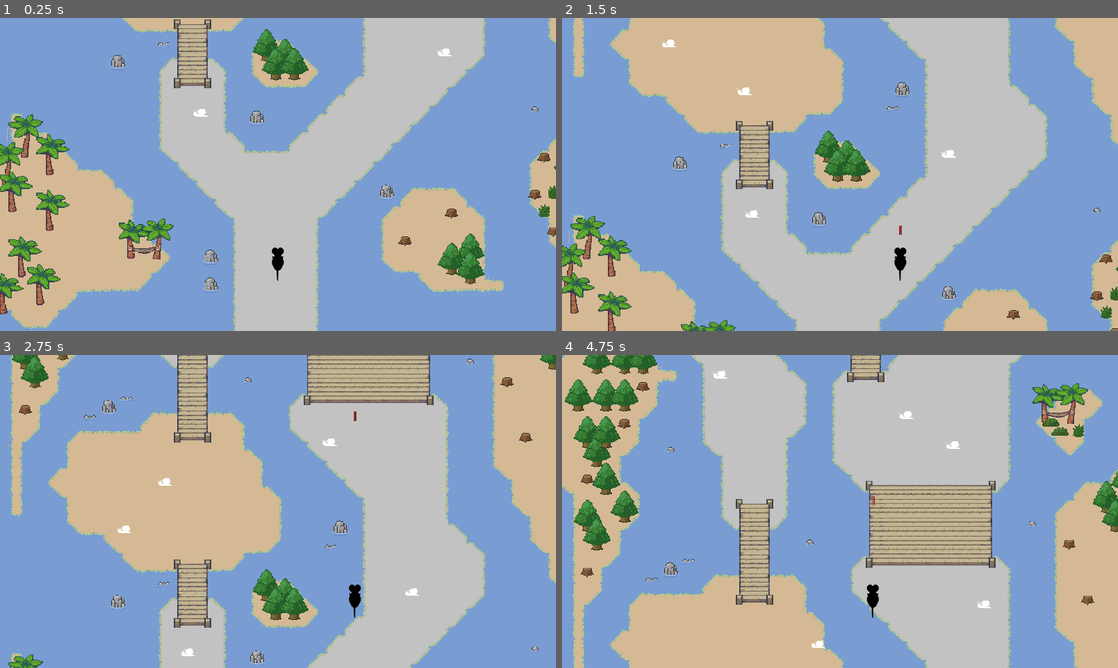
Above: before the commit, frames 1-4 (two rows, left to right).
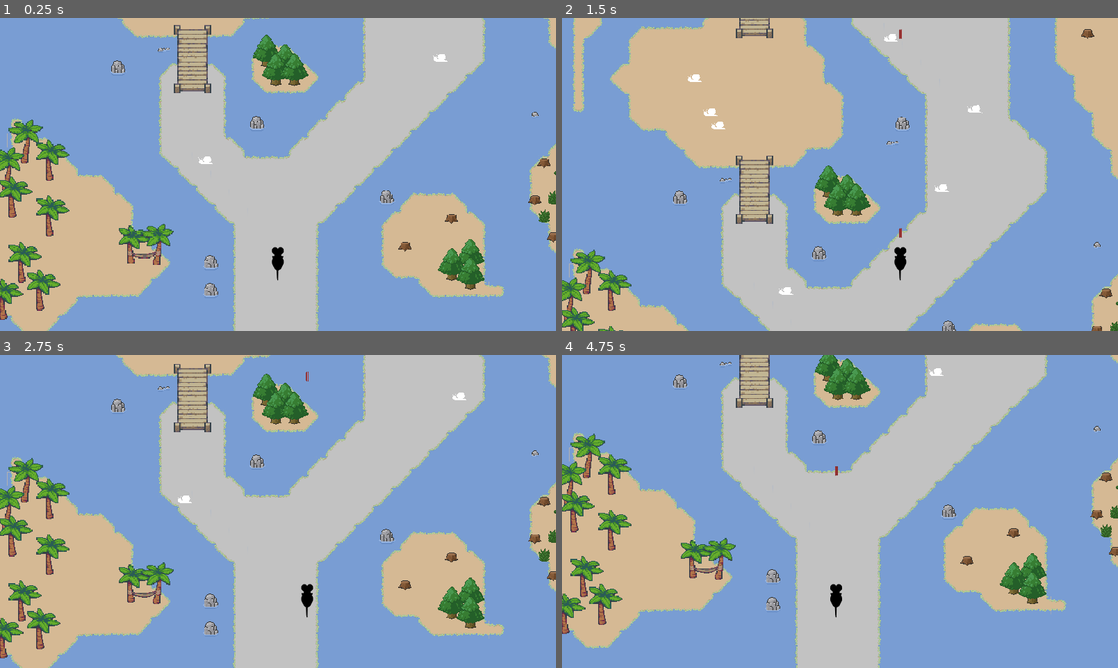
Above: after the commit, the same moments.

Repository: outerspace-probes/rat-raid
Game: Godot game, scene res://MainScene.tscn
Same seed, same stepped clock (60 frames per second), same inputs: the game is played once before the commit and once after it.
Inputs:
- Up to frame 1 (0.25 s): no input
- Up to frame 2 (1.5 s): hold Right (MOVE_RIGHT) 0.53-1.28 s; hold Space (FIRE) 0.53-1.28 s; hold Left (MOVE_LEFT) from 1.28 s (still down); tap Space (FIRE) at 1.35 s
- Up to frame 3 (2.75 s): release Left (MOVE_LEFT) at 2.03 s; hold Right (MOVE_RIGHT) from 2.03 s (still down); hold Space (FIRE) from 2.03 s (still down)
- Up to frame 4 (4.75 s): release Space (FIRE) at 2.78 s; tap Space (FIRE) at 2.85, 4.35 s; release Right (MOVE_RIGHT) at 3.53 s; hold Space (FIRE) 3.53-4.28 s; hold Left (MOVE_LEFT) from 3.53 s (still down)

The runs differ from the first frame. In frame 1, 13% of the frame differs, in the area x 0-100%, y 0-100%; in frame 2, 30%; in frame 3, 68%; in frame 4, 67%.

Commit message:
player collision hits process

Diff:
--- a/EnemyType1.gd
+++ b/EnemyType1.gd
@@ -1,10 +1,10 @@
 extends Area2D
 
-var moveSpeed = 160
+var moveSpeed = 220
 var direction = "left"
 
 func _ready():
-	pass # Replace with function body.
+	add_to_group("enemies")
 
 # Called every frame. 'delta' is the elapsed time since the previous frame.
 func _process(delta):
@@ -13,7 +13,7 @@
 
 func _on_EnemyType1_area_entered(area):
 
-	if area.name == "PlayerLaserMissle":
+	if area.is_in_group("playermissles"):
 		processDie()
 	elif area.name == "PlayerRat":
 		processDie()
--- a/MainScene.tscn
+++ b/MainScene.tscn
@@ -38,15 +38,22 @@
 tile_data = PoolIntArray( -19988425, 5, 65537, -19595256, 5, 65537, -19595255, 5, 65537, -19595254, 5, 65537, -19267560 …(2052 unchanged characters)…
 
 [node name="Enemies" type="Node" parent="."]
+editor/display_folded = true
 
 [node name="Type1" type="Node" parent="Enemies"]
 
 [node name="EnemyOne" parent="Enemies/Type1" instance=ExtResource( 5 )]
-position = Vector2( 644.642, 397.399 )
+position = Vector2( 227.356, -72.6234 )
+
+[node name="EnemyOne9" parent="Enemies/Type1" instance=ExtResource( 5 )]
+position = Vector2( 1374.74, -83.6671 )
 
 [node name="EnemyOne2" parent="Enemies/Type1" instance=ExtResource( 5 )]
 position = Vector2( 1488.13, 188.961 )
 
+[node name="EnemyOne39" parent="Enemies/Type1" instance=ExtResource( 5 )]
+position = Vector2( 678.896, 543.229 )
+
 [node name="EnemyOne3" parent="Enemies/Type1" instance=ExtResource( 5 )]
 position = Vector2( 782.951, -27.2684 )
 
@@ -56,6 +63,9 @@
 [node name="EnemyOne5" parent="Enemies/Type1" instance=ExtResource( 5 )]
 position = Vector2( 1379.04, -329.211 )
 
+[node name="EnemyOne10" parent="Enemies/Type1" instance=ExtResource( 5 )]
+position = Vector2( 640.339, -769.353 )
+
 [node name="EnemyOne6" parent="Enemies/Type1" instance=ExtResource( 5 )]
 position = Vector2( 904.652, -878.551 )
 
@@ -64,6 +74,90 @@
 
 [node name="EnemyOne8" parent="Enemies/Type1" instance=ExtResource( 5 )]
 position = Vector2( 616.117, -1122.05 )
+
+[node name="EnemyOne11" parent="Enemies/Type1" instance=ExtResource( 5 )]
+position = Vector2( 376.451, -1631.53 )
+
+[node name="EnemyOne12" parent="Enemies/Type1" instance=ExtResource( 5 )]
+position = Vector2( 1760.19, -1437.09 )
+
+[node name="EnemyOne13" parent="Enemies/Type1" instance=ExtResource( 5 )]
+position = Vector2( 1488.13, -1859.14 )
+
+[node name="EnemyOne14" parent="Enemies/Type1" instance=ExtResource( 5 )]
+position = Vector2( 1760.19, -1957.12 )
+
+[node name="EnemyOne15" parent="Enemies/Type1" instance=ExtResource( 5 )]
+position = Vector2( 1187.4, -1753.63 )
+
+[node name="EnemyOne16" parent="Enemies/Type1" instance=ExtResource( 5 )]
+position = Vector2( 587.592, -2015.9 )
+
+[node name="EnemyOne17" parent="Enemies/Type1" instance=ExtResource( 5 )]
+position = Vector2( 626.149, -2267.63 )
+
+[node name="EnemyOne18" parent="Enemies/Type1" instance=ExtResource( 5 )]
+position = Vector2( 1225.95, -2425.9 )
+
+[node name="EnemyOne21" parent="Enemies/Type1" instance=ExtResource( 5 )]
+position = Vector2( 1833.44, -3039.17 )
+
+[node name="EnemyOne19" parent="Enemies/Type1" instance=ExtResource( 5 )]
+position = Vector2( 928.874, -2849.46 )
+
+[node name="EnemyOne22" parent="Enemies/Type1" instance=ExtResource( 5 )]
+position = Vector2( 1094.68, -3361.96 )
+
+[node name="EnemyOne23" parent="Enemies/Type1" instance=ExtResource( 5 )]
+position = Vector2( 1679.53, -3845.81 )
+
+[node name="EnemyOne24" parent="Enemies/Type1" instance=ExtResource( 5 )]
+position = Vector2( 1283.21, -4436.69 )
+
+[node name="EnemyOne25" parent="Enemies/Type1" instance=ExtResource( 5 )]
+position = Vector2( 900.349, -4549.74 )
+
+[node name="EnemyOne26" parent="Enemies/Type1" instance=ExtResource( 5 )]
+position = Vector2( 203.987, -4670.32 )
+
+[node name="EnemyOne27" parent="Enemies/Type1" instance=ExtResource( 5 )]
+position = Vector2( 482.845, -4796.94 )
+
+[node name="EnemyOne28" parent="Enemies/Type1" instance=ExtResource( 5 )]
+position = Vector2( 1379.04, -4980.84 )
+
+[node name="EnemyOne29" parent="Enemies/Type1" instance=ExtResource( 5 )]
+position = Vector2( 482.845, -5420.98 )
+
+[node name="EnemyOne30" parent="Enemies/Type1" instance=ExtResource( 5 )]
+position = Vector2( 1053.38, -5904.83 )
+
+[node name="EnemyOne31" parent="Enemies/Type1" instance=ExtResource( 5 )]
+position = Vector2( 640.339, -6161.08 )
+
+[node name="EnemyOne32" parent="Enemies/Type1" instance=ExtResource( 5 )]
+position = Vector2( 268.66, -6257.55 )
+
+[node name="EnemyOne33" parent="Enemies/Type1" instance=ExtResource( 5 )]
+position = Vector2( 1679.53, -6372.11 )
+
+[node name="EnemyOne34" parent="Enemies/Type1" instance=ExtResource( 5 )]
+position = Vector2( 1679.53, -6372.11 )
+
+[node name="EnemyOne35" parent="Enemies/Type1" instance=ExtResource( 5 )]
+position = Vector2( 1184.65, -6414.31 )
+
+[node name="EnemyOne36" parent="Enemies/Type1" instance=ExtResource( 5 )]
+position = Vector2( 559.068, -7017.25 )
+
+[node name="EnemyOne37" parent="Enemies/Type1" instance=ExtResource( 5 )]
+position = Vector2( 268.66, -7288.57 )
+
+[node name="EnemyOne38" parent="Enemies/Type1" instance=ExtResource( 5 )]
+position = Vector2( 1379.04, -7312.47 )
+
+[node name="EnemyOne20" parent="Enemies/Type1" instance=ExtResource( 5 )]
+position = Vector2( 268.66, -2920.31 )
 
 [node name="Fuel" type="Node" parent="."]
 
@@ -86,17 +180,82 @@
 polygon = PoolVector2Array( 856.487, 1038.02, 846.449, 1021.17, 845.374, 1008.26, 856.128, 989.621, 846.449, 978.15, 864.732, 969.905, 886.958, 978.508, 875.845, 989.621, 884.09, 1009.7, 885.524, 1018.66, 875.128, 1038.02, 867.241, 1044.47 )
 [connection signal="area_entered" from="Enemies/Type1/EnemyOne" to="Enemies/Type1/EnemyOne" method="_on_EnemyType1_area_entered"]
 [connection signal="area_shape_entered" from="Enemies/Type1/EnemyOne" to="Enemies/Type1/EnemyOne" method="_on_EnemyType1_area_shape_entered"]
+[connection signal="area_entered" from="Enemies/Type1/EnemyOne9" to="Enemies/Type1/EnemyOne9" method="_on_EnemyType1_area_entered"]
+[connection signal="area_shape_entered" from="Enemies/Type1/EnemyOne9" to="Enemies/Type1/EnemyOne9" method="_on_EnemyType1_area_shape_entered"]
 [connection signal="area_entered" from="Enemies/Type1/EnemyOne2" to="Enemies/Type1/EnemyOne2" method="_on_EnemyType1_area_entered"]
 [connection signal="area_shape_entered" from="Enemies/Type1/EnemyOne2" to="Enemies/Type1/EnemyOne2" method="_on_EnemyType1_area_shape_entered"]
+[connection signal="area_entered" from="Enemies/Type1/EnemyOne39" to="Enemies/Type1/EnemyOne39" method="_on_EnemyType1_area_entered"]
+[connection signal="area_shape_entered" from="Enemies/Type1/EnemyOne39" to="Enemies/Type1/EnemyOne39" method="_on_EnemyType1_area_shape_entered"]
 [connection signal="area_entered" from="Enemies/Type1/EnemyOne3" to="Enemies/Type1/EnemyOne3" method="_on_EnemyType1_area_entered"]
 [connection signal="area_shape_entered" from="Enemies/Type1/EnemyOne3" to="Enemies/Type1/EnemyOne3" method="_on_EnemyType1_area_shape_entered"]
 [connection signal="area_entered" from="Enemies/Type1/EnemyOne4" to="Enemies/Type1/EnemyOne4" method="_on_EnemyType1_area_entered"]
 [connection signal="area_shape_entered" from="Enemies/Type1/EnemyOne4" to="Enemies/Type1/EnemyOne4" method="_on_EnemyType1_area_shape_entered"]
 [connection signal="area_entered" from="Enemies/Type1/EnemyOne5" to="Enemies/Type1/EnemyOne5" method="_on_EnemyType1_area_entered"]
 [connection signal="area_shape_entered" from="Enemies/Type1/EnemyOne5" to="Enemies/Type1/EnemyOne5" method="_on_EnemyType1_area_shape_entered"]
+[connection signal="area_entered" from="Enemies/Type1/EnemyOne10" to="Enemies/Type1/EnemyOne10" method="_on_EnemyType1_area_entered"]
+[connection signal="area_shape_entered" from="Enemies/Type1/EnemyOne10" to="Enemies/Type1/EnemyOne10" method="_on_EnemyType1_area_shape_entered"]
 [connection signal="area_entered" from="Enemies/Type1/EnemyOne6" to="Enemies/Type1/EnemyOne6" method="_on_EnemyType1_area_entered"]
 [connection signal="area_shape_entered" from="Enemies/Type1/EnemyOne6" to="Enemies/Type1/EnemyOne6" method="_on_EnemyType1_area_shape_entered"]
 [connection signal="area_entered" from="Enemies/Type1/EnemyOne7" to="Enemies/Type1/EnemyOne7" method="_on_EnemyType1_area_entered"]
 [connection signal="area_shape_entered" from="Enemies/Type1/EnemyOne7" to="Enemies/Type1/EnemyOne7" method="_on_EnemyType1_area_shape_entered"]
 [connection signal="area_entered" from="Enemies/Type1/EnemyOne8" to="Enemies/Type1/EnemyOne8" method="_on_EnemyType1_area_entered"]
 [connection signal="area_shape_entered" from="Enemies/Type1/EnemyOne8" to="Enemies/Type1/EnemyOne8" method="_on_EnemyType1_area_shape_entered"]
+[connection signal="area_entered" from="Enemies/Type1/EnemyOne11" to="Enemies/Type1/EnemyOne11" method="_on_EnemyType1_area_entered"]
+[connection signal="area_shape_entered" from="Enemies/Type1/EnemyOne11" to="Enemies/Type1/EnemyOne11" method="_on_EnemyType1_area_shape_entered"]
+[connection signal="area_entered" from="Enemies/Type1/EnemyOne12" to="Enemies/Type1/EnemyOne12" method="_on_EnemyType1_area_entered"]
+[connection signal="area_shape_entered" from="Enemies/Type1/EnemyOne12" to="Enemies/Type1/EnemyOne12" method="_on_EnemyType1_area_shape_entered"]
+[connection signal="area_entered" from="Enemies/Type1/EnemyOne13" to="Enemies/Type1/EnemyOne13" method="_on_EnemyType1_area_entered"]
+[connection signal="area_shape_entered" from="Enemies/Type1/EnemyOne13" to="Enemies/Type1/EnemyOne13" method="_on_EnemyType1_area_shape_entered"]
+[connection signal="area_entered" from="Enemies/Type1/EnemyOne14" to="Enemies/Type1/EnemyOne14" method="_on_EnemyType1_area_entered"]
+[connection signal="area_shape_entered" from="Enemies/Type1/EnemyOne14" to="Enemies/Type1/EnemyOne14" method="_on_EnemyType1_area_shape_entered"]
+[connection signal="area_entered" from="Enemies/Type1/EnemyOne15" to="Enemies/Type1/EnemyOne15" method="_on_EnemyType1_area_entered"]
+[connection signal="area_shape_entered" from="Enemies/Type1/EnemyOne15" to="Enemies/Type1/EnemyOne15" method="_on_EnemyType1_area_shape_entered"]
+[connection signal="area_entered" from="Enemies/Type1/EnemyOne16" to="Enemies/Type1/EnemyOne16" method="_on_EnemyType1_area_entered"]
+[connection signal="area_shape_entered" from="Enemies/Type1/EnemyOne16" to="Enemies/Type1/EnemyOne16" method="_on_EnemyType1_area_shape_entered"]
+[connection signal="area_entered" from="Enemies/Type1/EnemyOne17" to="Enemies/Type1/EnemyOne17" method="_on_EnemyType1_area_entered"]
+[connection signal="area_shape_entered" from="Enemies/Type1/EnemyOne17" to="Enemies/Type1/EnemyOne17" method="_on_EnemyType1_area_shape_entered"]
+[connection signal="area_entered" from="Enemies/Type1/EnemyOne18" to="Enemies/Type1/EnemyOne18" method="_on_EnemyType1_area_entered"]
+[connection signal="area_shape_entered" from="Enemies/Type1/EnemyOne18" to="Enemies/Type1/EnemyOne18" method="_on_EnemyType1_area_shape_entered"]
+[connection signal="area_entered" from="Enemies/Type1/EnemyOne21" to="Enemies/Type1/EnemyOne21" method="_on_EnemyType1_area_entered"]
+[connection signal="area_shape_entered" from="Enemies/Type1/EnemyOne21" to="Enemies/Type1/EnemyOne21" method="_on_EnemyType1_area_shape_entered"]
+[connection signal="area_entered" from="Enemies/Type1/EnemyOne19" to="Enemies/Type1/EnemyOne19" method="_on_EnemyType1_area_entered"]
+[connection signal="area_shape_entered" from="Enemies/Type1/EnemyOne19" to="Enemies/Type1/EnemyOne19" method="_on_EnemyType1_area_shape_entered"]
+[connection signal="area_entered" from="Enemies/Type1/EnemyOne22" to="Enemies/Type1/EnemyOne22" method="_on_EnemyType1_area_entered"]
+[connection signal="area_shape_entered" from="Enemies/Type1/EnemyOne22" to="Enemies/Type1/EnemyOne22" method="_on_EnemyType1_area_shape_entered"]
+[connection signal="area_entered" from="Enemies/Type1/EnemyOne23" to="Enemies/Type1/EnemyOne23" method="_on_EnemyType1_area_entered"]
+[connection signal="area_shape_entered" from="Enemies/Type1/EnemyOne23" to="Enemies/Type1/EnemyOne23" method="_on_EnemyType1_area_shape_entered"]
+[connection signal="area_entered" from="Enemies/Type1/EnemyOne24" to="Enemies/Type1/EnemyOne24" method="_on_EnemyType1_area_entered"]
+[connection signal="area_shape_entered" from="Enemies/Type1/EnemyOne24" to="Enemies/Type1/EnemyOne24" method="_on_EnemyType1_area_shape_entered"]
+[connection signal="area_entered" from="Enemies/Type1/EnemyOne25" to="Enemies/Type1/EnemyOne25" method="_on_EnemyType1_area_entered"]
+[connection signal="area_shape_entered" from="Enemies/Type1/EnemyOne25" to="Enemies/Type1/EnemyOne25" method="_on_EnemyType1_area_shape_entered"]
+[connection signal="area_entered" from="Enemies/Type1/EnemyOne26" to="Enemies/Type1/EnemyOne26" method="_on_EnemyType1_area_entered"]
+[connection signal="area_shape_entered" from="Enemies/Type1/EnemyOne26" to="Enemies/Type1/EnemyOne26" method="_on_EnemyType1_area_shape_entered"]
+[connection signal="area_entered" from="Enemies/Type1/EnemyOne27" to="Enemies/Type1/EnemyOne27" method="_on_EnemyType1_area_entered"]
+[connection signal="area_shape_entered" from="Enemies/Type1/EnemyOne27" to="Enemies/Type1/EnemyOne27" method="_on_EnemyType1_area_shape_entered"]
+[connection signal="area_entered" from="Enemies/Type1/EnemyOne28" to="Enemies/Type1/EnemyOne28" method="_on_EnemyType1_area_entered"]
+[connection signal="area_shape_entered" from="Enemies/Type1/EnemyOne28" to="Enemies/Type1/EnemyOne28" method="_on_EnemyType1_area_shape_entered"]
+[connection signal="area_entered" from="Enemies/Type1/EnemyOne29" to="Enemies/Type1/EnemyOne29" method="_on_EnemyType1_area_entered"]
+[connection signal="area_shape_entered" from="Enemies/Type1/EnemyOne29" to="Enemies/Type1/EnemyOne29" method="_on_EnemyType1_area_shape_entered"]
+[connection signal="area_entered" from="Enemies/Type1/EnemyOne30" to="Enemies/Type1/EnemyOne30" method="_on_EnemyType1_area_entered"]
+[connection signal="area_shape_entered" from="Enemies/Type1/EnemyOne30" to="Enemies/Type1/EnemyOne30" method="_on_EnemyType1_area_shape_entered"]
+[connection signal="area_entered" from="Enemies/Type1/EnemyOne31" to="Enemies/Type1/EnemyOne31" method="_on_EnemyType1_area_entered"]
+[connection signal="area_shape_entered" from="Enemies/Type1/EnemyOne31" to="Enemies/Type1/EnemyOne31" method="_on_EnemyType1_area_shape_entered"]
+[connection signal="area_entered" from="Enemies/Type1/EnemyOne32" to="Enemies/Type1/EnemyOne32" method="_on_EnemyType1_area_entered"]
+[connection signal="area_shape_entered" from="Enemies/Type1/EnemyOne32" to="Enemies/Type1/EnemyOne32" method="_on_EnemyType1_area_shape_entered"]
+[connection signal="area_entered" from="Enemies/Type1/EnemyOne33" to="Enemies/Type1/EnemyOne33" method="_on_EnemyType1_area_entered"]
+[connection signal="area_shape_entered" from="Enemies/Type1/EnemyOne33" to="Enemies/Type1/EnemyOne33" method="_on_EnemyType1_area_shape_entered"]
+[connection signal="area_entered" from="Enemies/Type1/EnemyOne34" to="Enemies/Type1/EnemyOne34" method="_on_EnemyType1_area_entered"]
+[connection signal="area_shape_entered" from="Enemies/Type1/EnemyOne34" to="Enemies/Type1/EnemyOne34" method="_on_EnemyType1_area_shape_entered"]
+[connection signal="area_entered" from="Enemies/Type1/EnemyOne35" to="Enemies/Type1/EnemyOne35" method="_on_EnemyType1_area_entered"]
+[connection signal="area_shape_entered" from="Enemies/Type1/EnemyOne35" to="Enemies/Type1/EnemyOne35" method="_on_EnemyType1_area_shape_entered"]
+[connection signal="area_entered" from="Enemies/Type1/EnemyOne36" to="Enemies/Type1/EnemyOne36" method="_on_EnemyType1_area_entered"]
+[connection signal="area_shape_entered" from="Enemies/Type1/EnemyOne36" to="Enemies/Type1/EnemyOne36" method="_on_EnemyType1_area_shape_entered"]
+[connection signal="area_entered" from="Enemies/Type1/EnemyOne37" to="Enemies/Type1/EnemyOne37" method="_on_EnemyType1_area_entered"]
+[connection signal="area_shape_entered" from="Enemies/Type1/EnemyOne37" to="Enemies/Type1/EnemyOne37" method="_on_EnemyType1_area_shape_entered"]
+[connection signal="area_entered" from="Enemies/Type1/EnemyOne38" to="Enemies/Type1/EnemyOne38" method="_on_EnemyType1_area_entered"]
+[connection signal="area_shape_entered" from="Enemies/Type1/EnemyOne38" to="Enemies/Type1/EnemyOne38" method="_on_EnemyType1_area_shape_entered"]
+[connection signal="area_entered" from="Enemies/Type1/EnemyOne20" to="Enemies/Type1/EnemyOne20" method="_on_EnemyType1_area_entered"]
+[connection signal="area_shape_entered" from="Enemies/Type1/EnemyOne20" to="Enemies/Type1/EnemyOne20" method="_on_EnemyType1_area_shape_entered"]
+[connection signal="area_entered" from="PlayerRat" to="PlayerRat" method="_on_PlayerRat_area_entered"]
+[connection signal="body_entered" from="PlayerRat" to="PlayerRat" method="_on_PlayerRat_body_entered"]
+[connection signal="body_exited" from="PlayerRat" to="PlayerRat" method="_on_PlayerRat_body_exited"]
--- a/Player.gd
+++ b/Player.gd
@@ -1,15 +1,30 @@
 extends Area2D
 
-export var speedDefault = 280
+export var speedDefault = 360
 export var speedLeftRight = 380
 
 var speedCurrent = speedDefault
 const laserMissle = preload("res://PlayerLaserMissle.tscn")
+var bridgeNode
+var routeNode
+var initPos
+var isOnBridge = false
 
 func _ready():
-	pass # Replace with function body.
+	initPos = self.position
+	bridgeNode = get_tree().get_root().find_node("RouteBridgesTileMap", true, false)
+	routeNode = get_tree().get_root().find_node("RouteTileMap", true, false)
 
 func _process(delta):
+
+	move(delta)
+
+func _input(event):
+
+	if event.is_action_pressed("FIRE") && event.echo == false:
+		createLaser(self.position)
+
+func move(delta):
 
 	# moving up
 	self.position.y -= speedCurrent * delta
@@ -19,14 +34,34 @@
 	if Input.is_action_pressed("MOVE_RIGHT"):
 		self.position.x += speedLeftRight * delta
 
-func _input(event):
+func createLaser(pos):
 
-	if event.is_action_pressed("FIRE") && event.echo == false:
-		createLaser(self.position)
-
-func createLaser(pos):
 	var spawnPos = Vector2(pos.x,pos.y + 20)
 	var laser = laserMissle.instance()
 	laser.set_position(spawnPos)
 	get_tree().get_root().add_child(laser)
-	#add_child(laser)
+
+
+func _on_PlayerRat_area_entered(area):
+
+	if area.is_in_group("enemies"):
+		processDie()
+
+func _on_PlayerRat_body_entered(body):
+
+	if !isOnBridge:
+		if body.name == "RouteTileMap":
+			processDie()
+
+	if body.name == "RouteBridgesTileMap":
+		isOnBridge = true
+
+func _on_PlayerRat_body_exited(body):
+
+	if body.name == "RouteBridgesTileMap":
+		isOnBridge = false
+		if overlaps_body(routeNode):
+			processDie()
+
+func processDie():
+	self.position = initPos
--- a/PlayerLaserMissle.gd
+++ b/PlayerLaserMissle.gd
@@ -3,12 +3,18 @@
 export var missleSpeed = 1200
 
 var playerNode
+var bridgeNode
+var isOnBridge = false
 
 func _ready():
 
 	playerNode = get_tree().get_root().find_node("PlayerRat", true, false)
+	bridgeNode = get_tree().get_root().find_node("RouteBridgesTileMap", true, false)
+
 	self.position.x = playerNode.position.x
 	set_process(true)
+	isOnBridge = overlaps_body(bridgeNode)
+	add_to_group("playermissles")
 
 	# detect exit screen and destroy object
 	yield(get_node("VisibilityNotifier2D"), "screen_exited")
@@ -17,3 +23,20 @@
 func _process(delta):
 	self.position.x = playerNode.position.x
 	self.position.y -= missleSpeed * delta
+
+func _on_PlayerLaserMissle_area_entered(area):
+	if area.is_in_group("enemies"):
+		destroy()
+
+func _on_PlayerLaserMissle_body_entered(body):
+
+	if body.name == "RouteBridgesTileMap":
+		isOnBridge = true
+
+func _on_PlayerLaserMissle_body_exited(body):
+
+	if body.name == "RouteBridgesTileMap":
+		isOnBridge = false
+
+func destroy():
+	queue_free()
--- a/PlayerLaserMissle.tscn
+++ b/PlayerLaserMissle.tscn
@@ -7,8 +7,9 @@
 script = ExtResource( 1 )
 
 [node name="CollisionPolygon2D" type="CollisionPolygon2D" parent="."]
-position = Vector2( -871.077, -910.569 )
-polygon = PoolVector2Array( 866.909, 927.09, 866.909, 895.269, 867.851, 893.804, 874.55, 893.804, 876.33, 896.42, 876.33, 924.787, 875.074, 927.09 )
+position = Vector2( -870.812, -1210.21 )
+scale = Vector2( 0.999998, 1.3351 )
+polygon = PoolVector2Array( 866.909, 927.09, 866.909, 917.894, 866.909, 895.269, 867.851, 893.804, 874.55, 893.804, 876.33, 896.42, 876.33, 924.787, 875.074, 927.09 )
 
 [node name="Sprite1" type="Sprite" parent="."]
 position = Vector2( -2.06952, 0 )
@@ -23,3 +24,6 @@
 [node name="VisibilityNotifier2D" type="VisibilityNotifier2D" parent="."]
 position = Vector2( 0.82462, 2.38419e-007 )
 scale = Vector2( 0.496366, 1.66937 )
+[connection signal="area_entered" from="." to="." method="_on_PlayerLaserMissle_area_entered"]
+[connection signal="body_entered" from="." to="." method="_on_PlayerLaserMissle_body_entered"]
+[connection signal="body_exited" from="." to="." method="_on_PlayerLaserMissle_body_exited"]
--- a/TilesetRouteBridges.tres
+++ b/TilesetRouteBridges.tres
@@ -3,19 +3,19 @@
 [ext_resource path="res://RatRaidTileset.png" type="Texture" id=1]
 
 [sub_resource type="ConvexPolygonShape2D" id=1]
-points = PoolVector2Array( 9.84875, 60.7646, 13.7068, 16.8796, 64, 15.9151, 64, 64, 11.2955, 64 )
+points = PoolVector2Array( 28.5602, 35.9768, 33.1898, 24.9814, 63.8611, 17.8441, 64, 64, 29.1389, 64 )
 
 [sub_resource type="ConvexPolygonShape2D" id=2]
-points = PoolVector2Array( 64, 0, 64, 64, 10.331, 64, 10.8132, 0 )
+points = PoolVector2Array( 64, 0, 64, 64, 30.875, 64, 30.2963, 0.911987 )
 
 [sub_resource type="ConvexPolygonShape2D" id=3]
-points = PoolVector2Array( 64, 0, 64, 54.7747, 11.7778, 50.9166, 9.84875, 0 )
+points = PoolVector2Array( 64, 0, 64, 54.7747, 30.2963, 50.3379, 30.875, 0 )
 
 [sub_resource type="ConvexPolygonShape2D" id=4]
 points = PoolVector2Array( 0, 16.8796, 64, 16.8796, 64, 64, 0, 64 )
 
 [sub_resource type="ConvexPolygonShape2D" id=5]
-points = PoolVector2Array( 0, 17.8441, 55.4598, 22.1844, 54.4954, 64, 0, 64 )
+points = PoolVector2Array( 0, 17.8441, 30.7685, 25.5602, 33.662, 63.1759, 0, 64 )
 
 [sub_resource type="ConvexPolygonShape2D" id=6]
 points = PoolVector2Array( 64, 0, 64, 64, 0, 64, 0, 0 )
@@ -24,10 +24,10 @@
 points = PoolVector2Array( 63.5185, 0, 64, 53.8102, 0, 54.7747, 0, 0 )
 
 [sub_resource type="ConvexPolygonShape2D" id=8]
-points = PoolVector2Array( 54.4954, 0, 54.9776, 64, 0, 64, 0, 0 )
+points = PoolVector2Array( 33.662, 0, 32.5046, 64, 0, 64, 0, 0 )
 
 [sub_resource type="ConvexPolygonShape2D" id=9]
-points = PoolVector2Array( 55.4598, 0, 55.9421, 49.4698, 0, 54.2924, 0, 0 )
+points = PoolVector2Array( 32.5046, 0, 31.3472, 51.4953, 0, 54.2924, 0, 0 )
 
 [resource]
 0/name = "Bridge"
